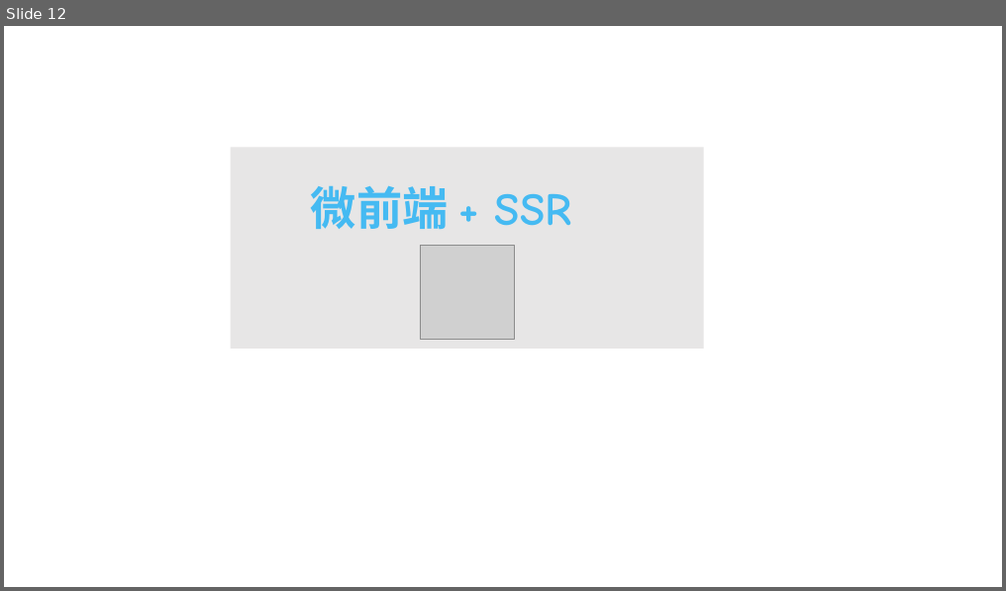
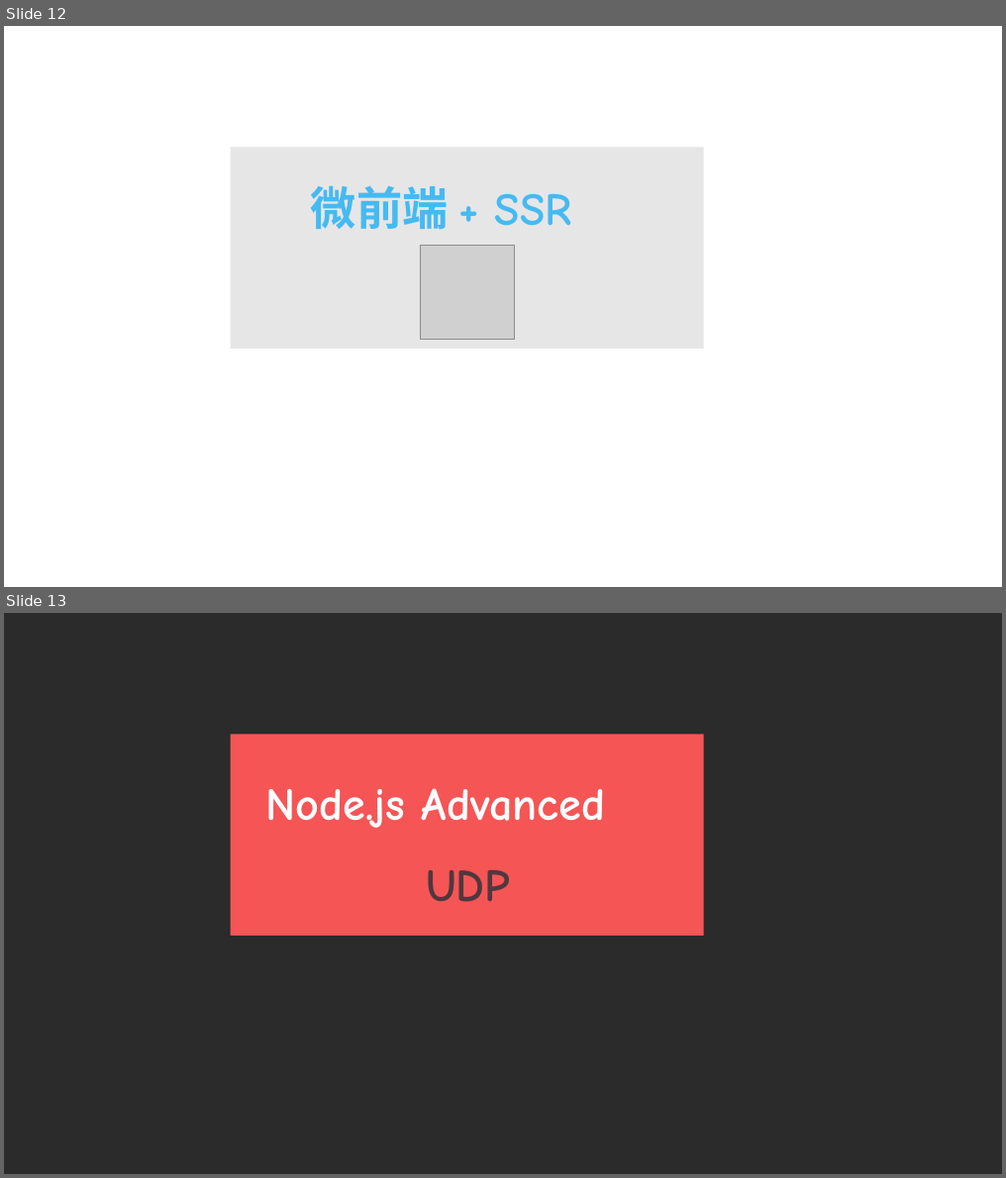
Before and after one commit to ParadeTo/blog, a slide deck: 公众号封面.pptx. Shown one above the other, each under a label of ours: slide 12 before the commit, slides 12 and 13 after it. The pictures are 1006x591 and 1006x1178 pixels, drawn with LibreOffice and Linux fonts; fonts in the diff are those of the drawing; grey boxes stand for pictures; background and template pictures are left out; a plain dark background stands for a picture behind light text. Boxes give left, top, right and bottom in pixels: in the first picture for what was removed or moved away, otherwise in the second. Text is boxed around its words. In the diff, an @@ line names an element or a change of style, - is before the commit and + after.

```diff
--- a/公众号封面.pptx
+++ b/公众号封面.pptx
@@ slide 13 added at [4,613,1002,1174], background picture (left out) @@
@@ rectangle added at [230,735,703,936], fill #F55555 @@
@@ text added at [265,788,606,828], 44 pt, text #FFFFFF, bold @@
+Node.js Advanced
@@ text added at [426,870,510,902], 44 pt, text #4F383E, bold @@
+UDP
```
Also in this commit, not shown: 9 other files.
